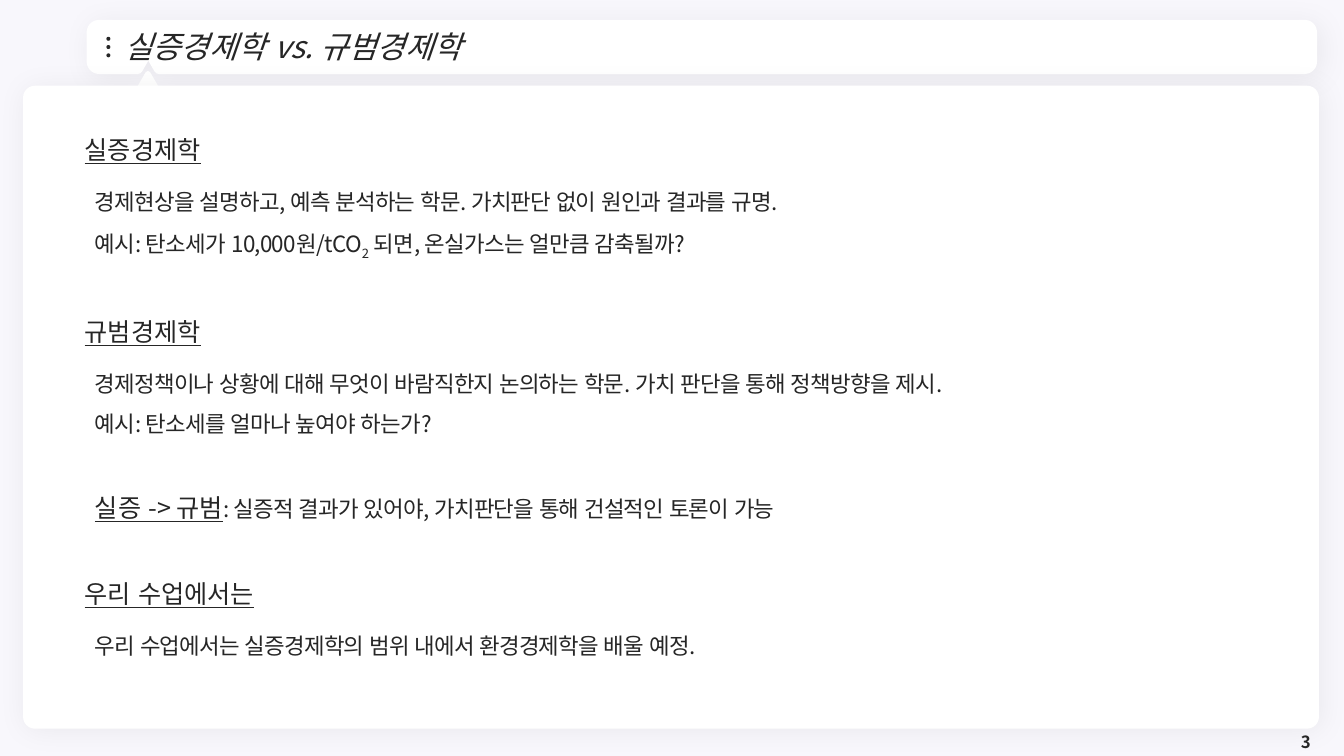
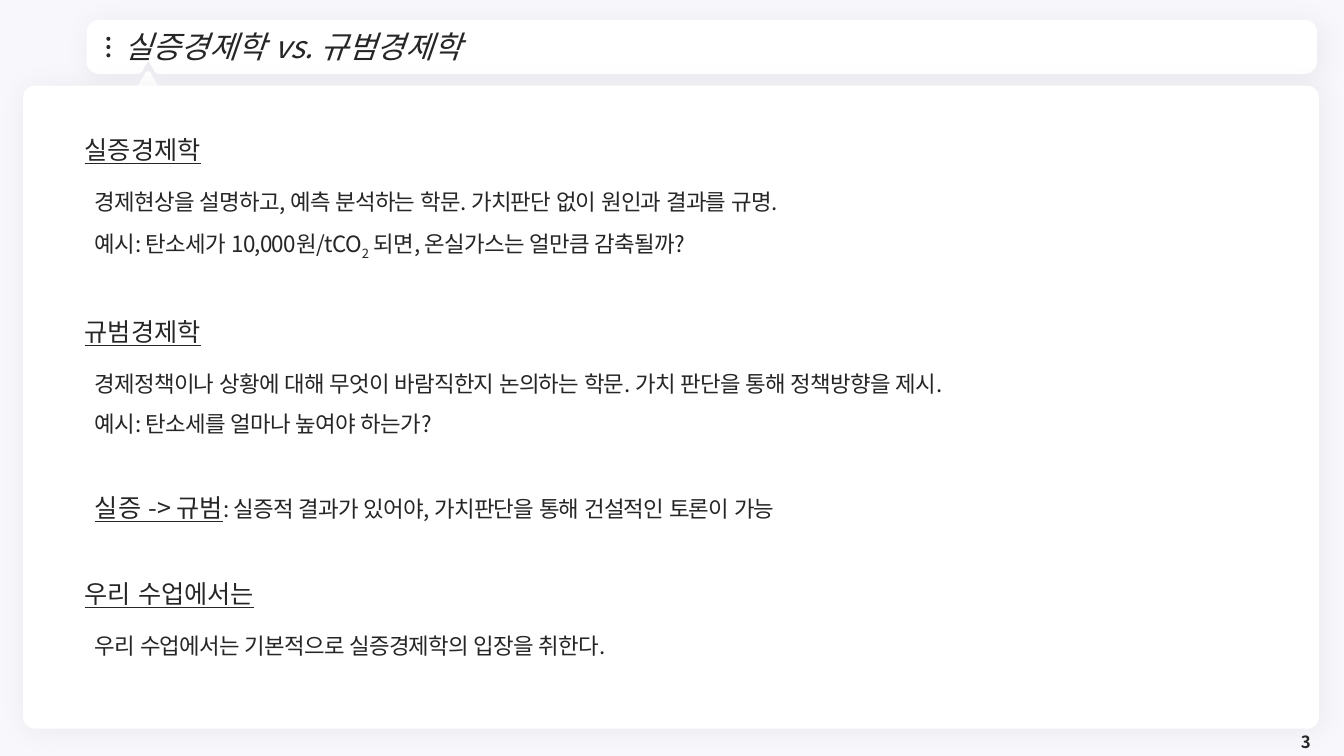
Before and after one commit to meandthey/Teaching, a slide deck: slide 3 of 재정학/01_Lectures/재정학_Chapter_1.pptx. Drawn at 1344x756 pixels with LibreOffice and Linux fonts; fonts in the diff are those of the drawing; background and template pictures are left out. Boxes give left, top, right and bottom in pixels: in the first picture for what was removed or moved away, otherwise in the second. Text is boxed around its words. In the diff, an @@ line names an element or a change of style, - is before the commit and + after.

```diff
--- a/재정학/01_Lectures/재정학_Chapter_1.pptx
+++ b/재정학/01_Lectures/재정학_Chapter_1.pptx
@@ text at (x1=95, y1=635, x2=606, y2=656): text changed @@
-우리 수업에서는 실증경제학의 범위 내에서 환경경제학을 배울 예정.
+우리 수업에서는 기본적으로 실증경제학의 입장을 취한다.
```
Also in this commit, not shown: 4 other files.
